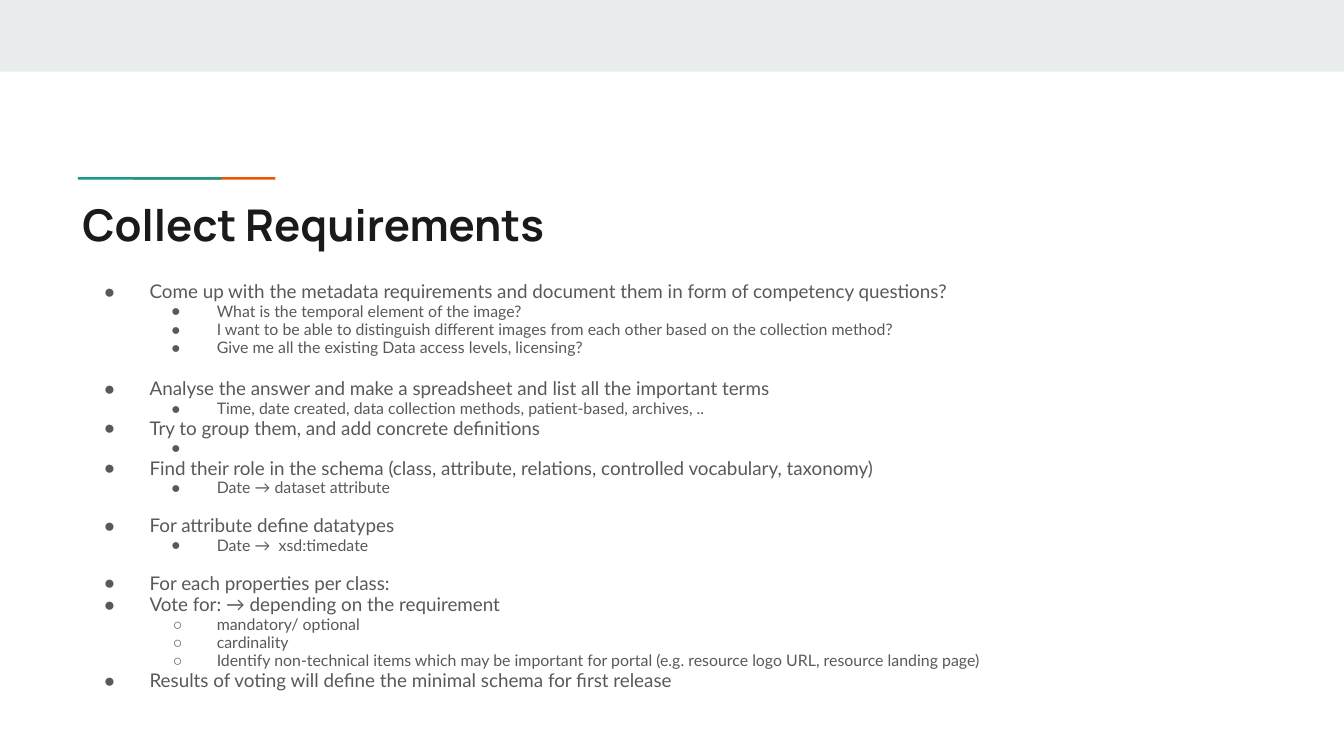
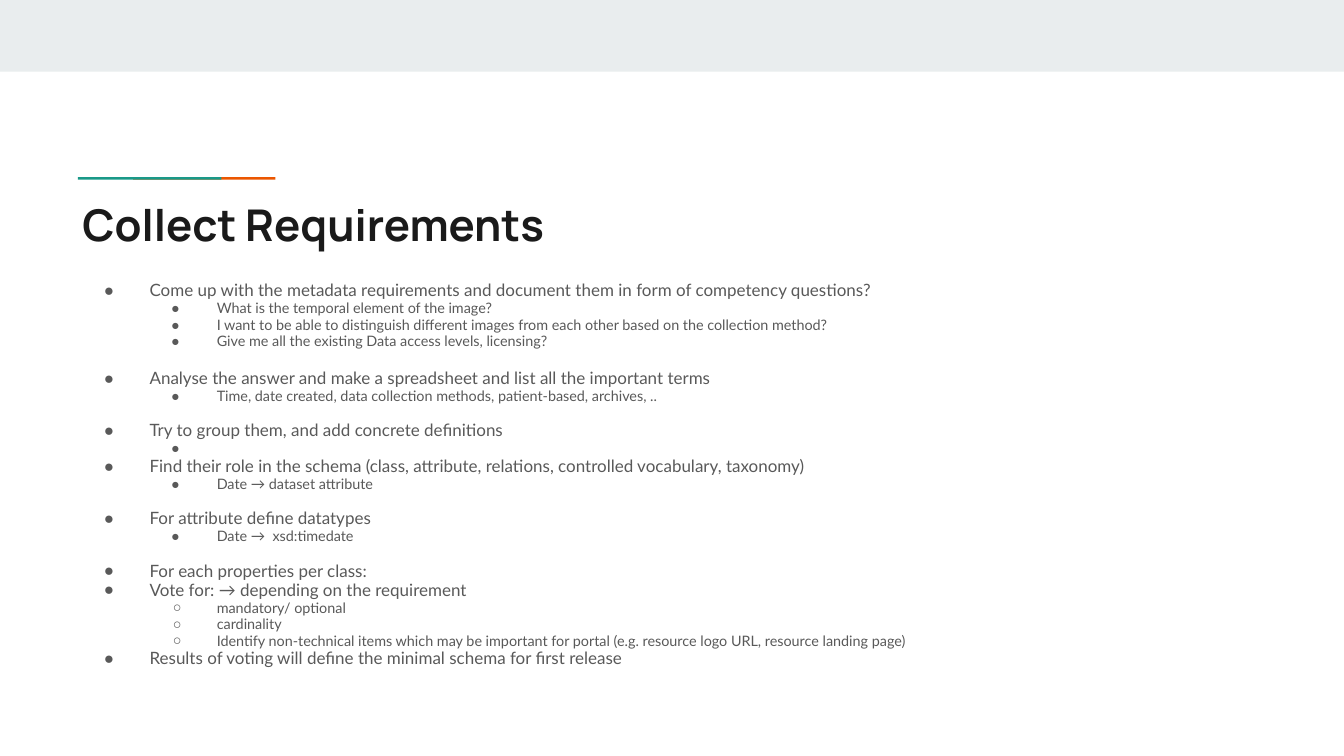
Before and after one commit to Health-RI/health-ri-metadata, a slide deck: slide 18 of Presentations/[DRAFT]HRI_Metadata_Schema_ImagingGroup_KickOff.pptx. Drawn at 1344x756 pixels with LibreOffice and Linux fonts; fonts in the diff are those of the drawing. Boxes give left, top, right and bottom in pixels: in the first picture for what was removed or moved away, otherwise in the second. Text is boxed around its words. In the diff, an @@ line names an element or a change of style, - is before the commit and + after.

```diff
--- a/Presentations/[DRAFT]HRI_Metadata_Schema_ImagingGroup_KickOff.pptx
+++ b/Presentations/[DRAFT]HRI_Metadata_Schema_ImagingGroup_KickOff.pptx
@@ text "Come up with the metadata ..." at box(150, 283, 906, 667): size 10.1 to 9.1 pt in "Come up with the metadata requirements and ...", "Analyse the answer and make a spreadsheet ...", "Try to group them, and add concrete ...", "Find their role in the schema (class, ..." and 4 more places; size 8.5 to 7.7 pt in "What is the temporal element of the ...", "I want to be able to distinguish ...", "Give me all the existing Data access ...", "Time, date created, data collection methods, patient-based, ..." and 5 more places @@
```
Also in this commit, not shown: 2 other slides changed, 1 other file.
